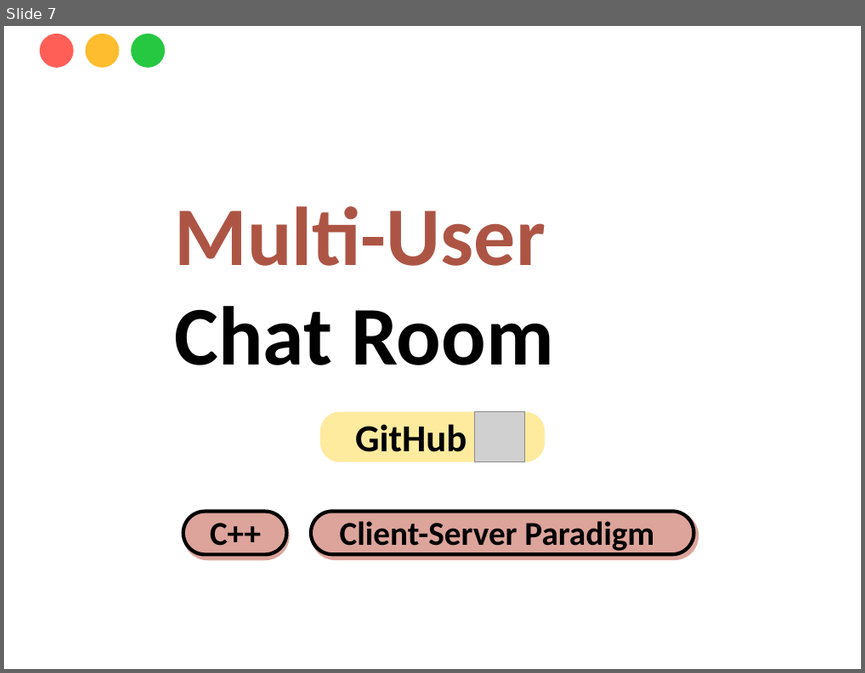
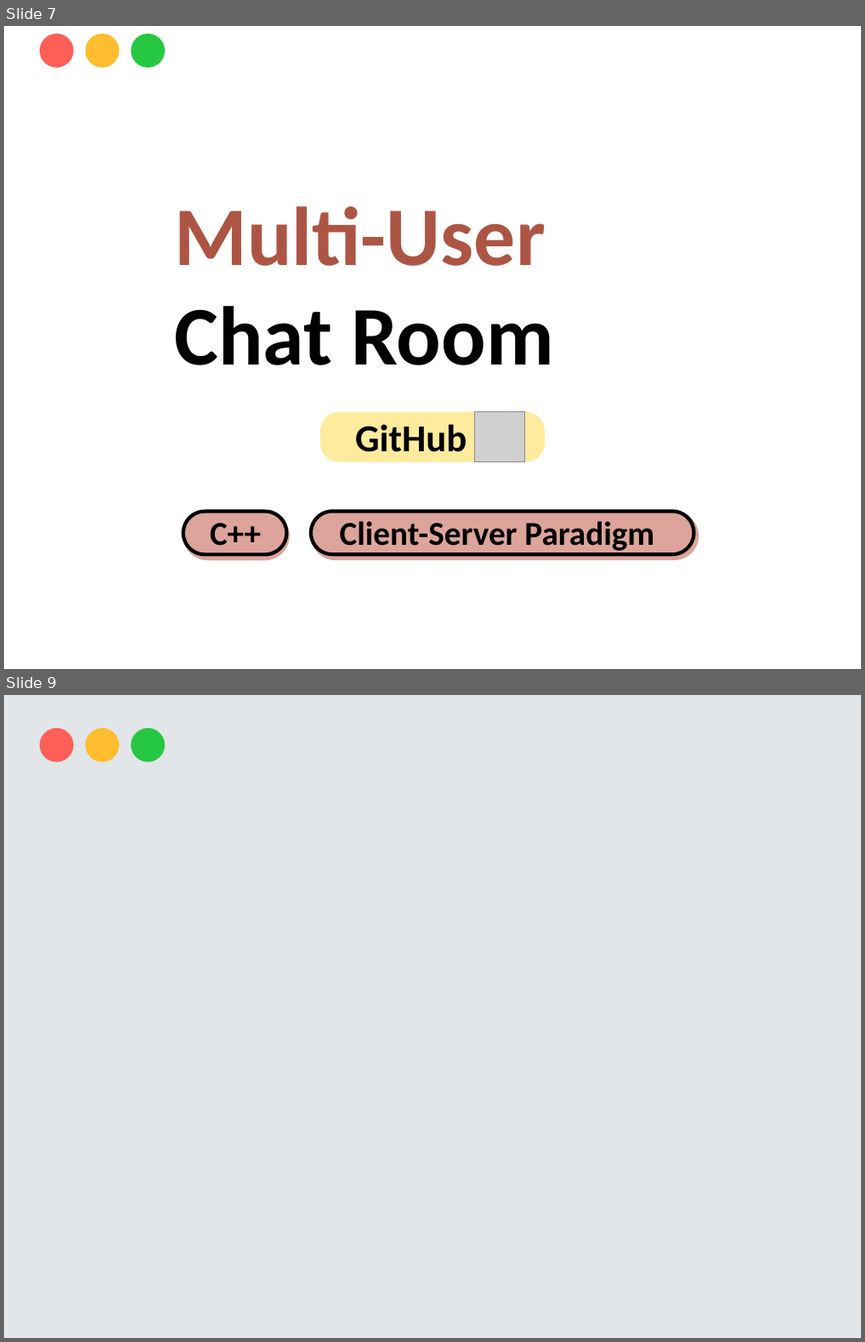
Before and after one commit to yinhsuan/portfolio, a slide deck: project image.pptx. Shown one above the other, each under a label of ours: slide 7 before the commit, slides 7 and 9 after it; the slides between them are not shown. The pictures are 865x673 and 865x1342 pixels, drawn with LibreOffice and Linux fonts; fonts in the diff are those of the drawing; grey boxes stand for pictures; background and template pictures are left out. Boxes give left, top, right and bottom in pixels: in the first picture for what was removed or moved away, otherwise in the second. Text is boxed around its words. In the diff, an @@ line names an element or a change of style, - is before the commit and + after.

```diff
--- a/project image.pptx
+++ b/project image.pptx
@@ slide 9 added at [4,695,861,1338], background #FFFFFF @@
@@ rectangle added at [4,695,861,1338], fill #E2E6E8 @@
@@ ellipse added at [39,728,74,763], fill #FF5F57 @@
@@ ellipse added at [86,728,120,763], fill #FEBD2E @@
@@ ellipse added at [131,728,166,763], fill #27C841 @@
```
Also in this commit, not shown: 1 other slide added, 1 slide removed, 6 other files.
